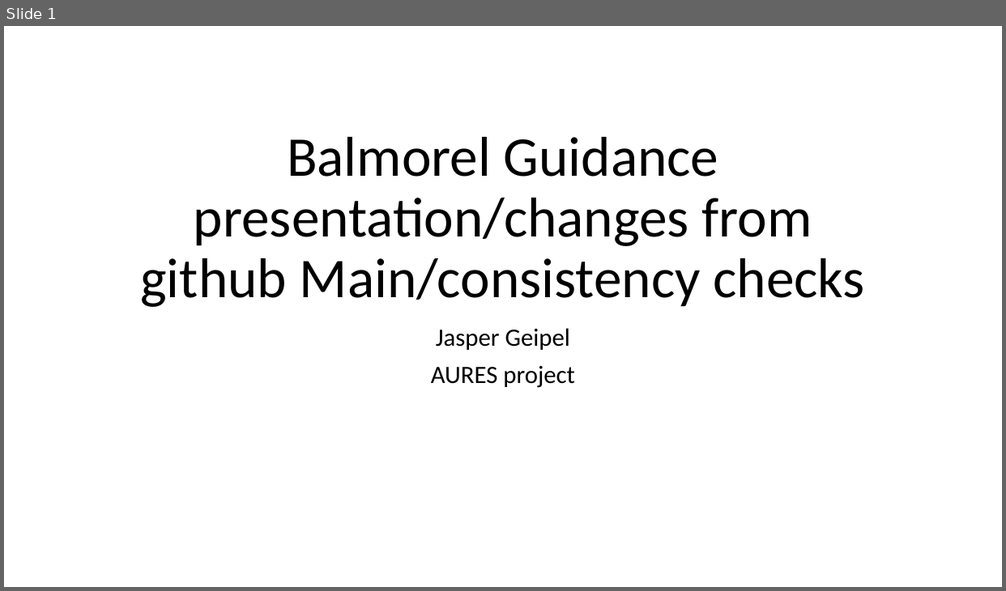
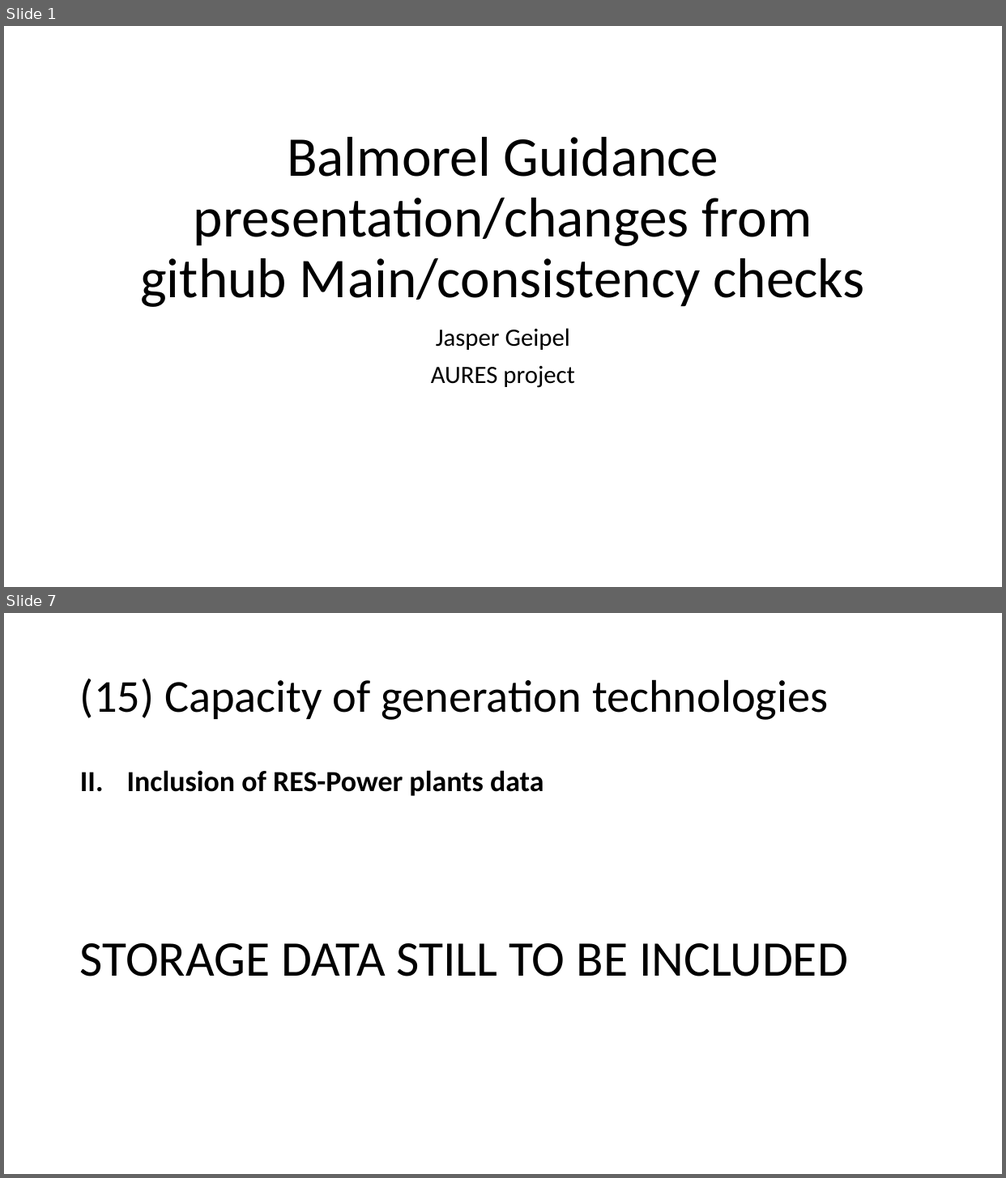
Before and after one commit to EEG-policy-modelling/EEG-Balmorel, a slide deck: Balmorel_guidance.pptx. Shown one above the other, each under a label of ours: slide 1 before the commit, slides 1 and 7 after it; the slides between them are not shown. The pictures are 1006x591 and 1006x1178 pixels, drawn with LibreOffice and Linux fonts; fonts in the diff are those of the drawing. Boxes give left, top, right and bottom in pixels: in the first picture for what was removed or moved away, otherwise in the second. Text is boxed around its words. In the diff, an @@ line names an element or a change of style, - is before the commit and + after.

Commit message:
AURES data update
updated flh except for hydro

```diff
--- a/Balmorel_guidance.pptx
+++ b/Balmorel_guidance.pptx
@@ slide 7 added at (4, 613, 1002, 1174), background #FFFFFF @@
@@ title added at (80, 679, 828, 720), 44 pt, text #000000 @@
+(15) Capacity of generation technologies
@@ text added at (80, 770, 848, 977), 28 pt, text #000000, bold @@
+II. Inclusion of RES-Power plants data
+STORAGE DATA STILL TO BE INCLUDED
```
Also in this commit, not shown: 5 slides changed, 3 other slides added, 1 slide removed, 4 other files.
